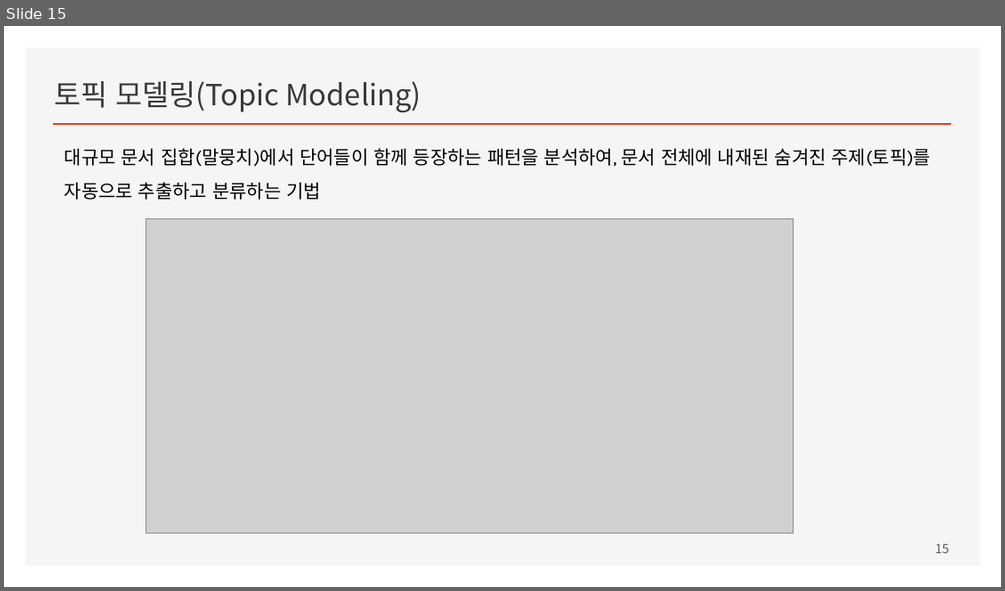
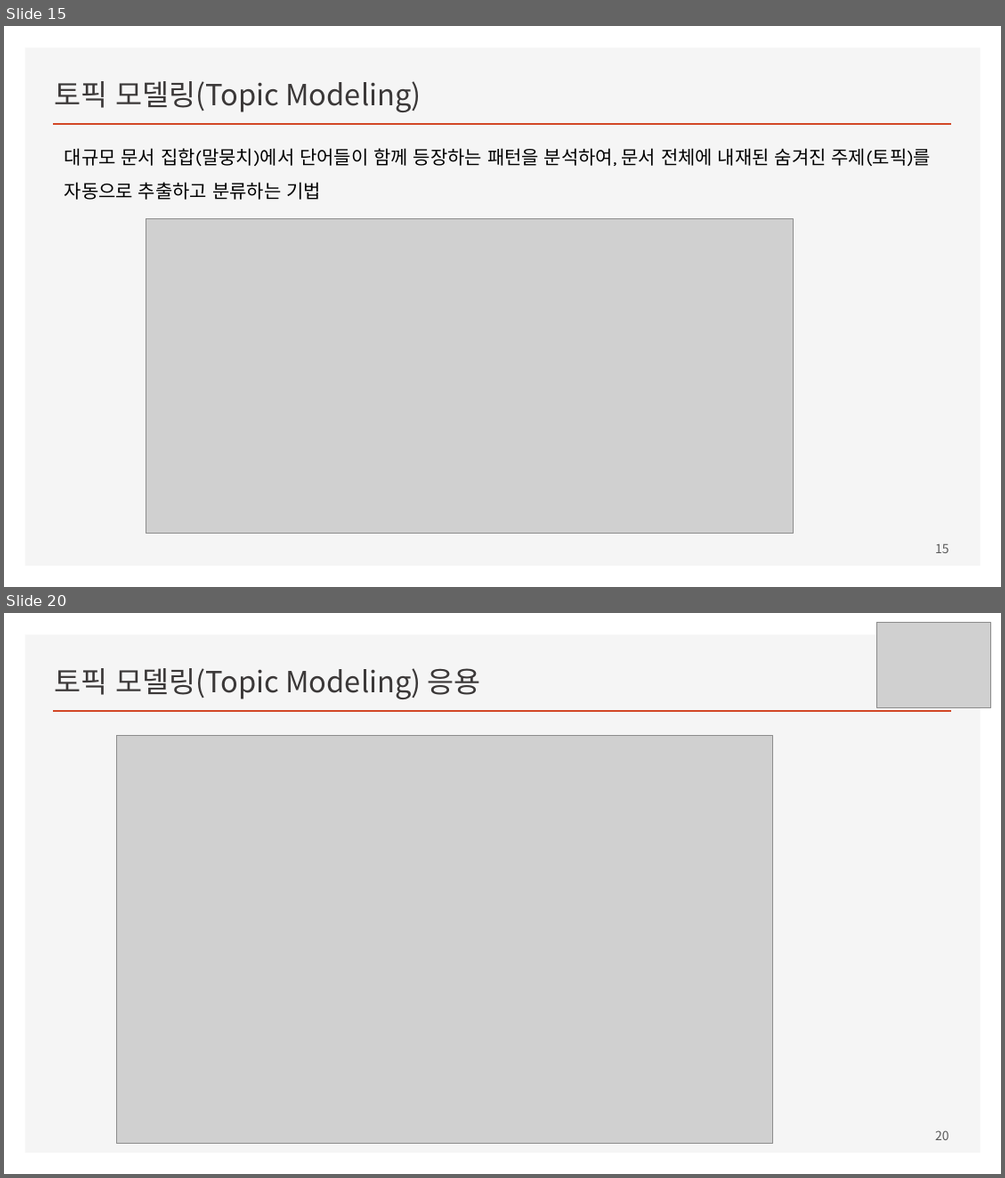
Before and after one commit to ancestor9/mathematics-for-machine-learning, a slide deck: Linear_Algebra/w9_Topic Modeling.pptx. Shown one above the other, each under a label of ours: slide 15 before the commit, slides 15 and 20 after it; the slides between them are not shown. The pictures are 1005x591 and 1005x1178 pixels, drawn with LibreOffice and Linux fonts; fonts in the diff are those of the drawing; grey boxes stand for pictures. Boxes give left, top, right and bottom in pixels: in the first picture for what was removed or moved away, otherwise in the second. Text is boxed around its words. In the diff, an @@ line names an element or a change of style, - is before the commit and + after.

```diff
--- a/Linear_Algebra/w9_Topic Modeling.pptx
+++ b/Linear_Algebra/w9_Topic Modeling.pptx
@@ slide 20 added at box(4, 613, 1001, 1174), background #FFFFFF; not listed: 2 template elements that a slide beside it also shows @@
@@ picture added at box(877, 622, 991, 708) @@
@@ title added at box(54, 668, 481, 699), 28 pt, text #3B3838 @@
+토픽 모델링(Topic Modeling) 응용
@@ picture added at box(116, 736, 772, 1143) @@
@@ page number added at box(935, 1130, 949, 1140), 12 pt, text #595959 @@
+20
```
Also in this commit, not shown: 1 slide changed, 3 other slides added.
